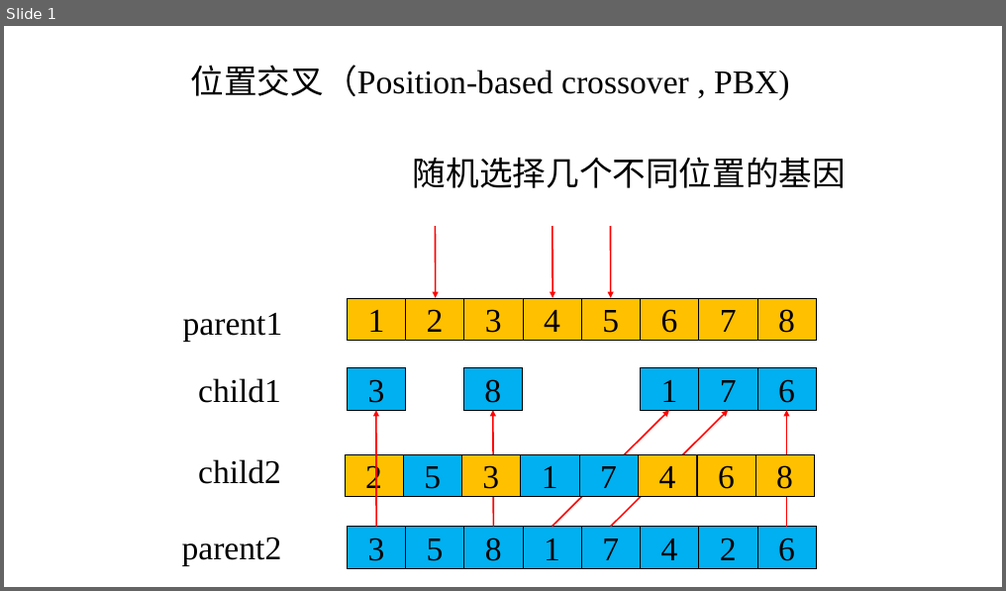
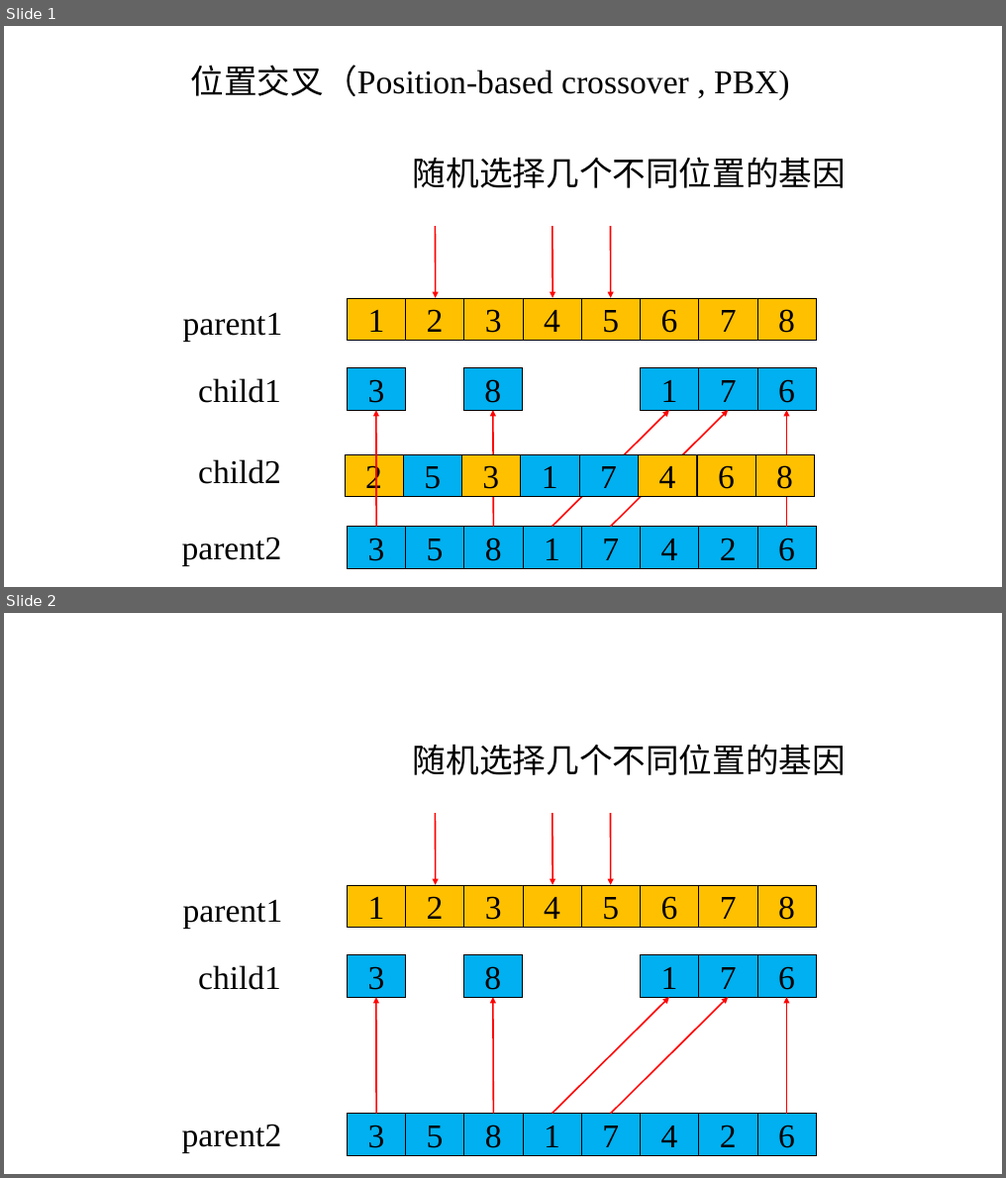
Before and after one commit to hanbaoan123/intelligent_optimization, a slide deck: 进化算法/交叉/位置交叉.pptx. Shown one above the other, each under a label of ours: slide 1 before the commit, slides 1 and 2 after it. The pictures are 1006x591 and 1006x1178 pixels, drawn with LibreOffice and Linux fonts; fonts in the diff are those of the drawing. Boxes give left, top, right and bottom in pixels: in the first picture for what was removed or moved away, otherwise in the second. Text is boxed around its words. In the diff, an @@ line names an element or a change of style, - is before the commit and + after.

```diff
--- a/进化算法/交叉/位置交叉.pptx
+++ b/进化算法/交叉/位置交叉.pptx
@@ slide 2 added at box(4, 613, 1002, 1174), background #CCE8CF @@
@@ text added at box(413, 744, 846, 775), 32 pt, text #000000 @@
+随机选择几个不同位置的基因
@@ arrow added from (436, 813) to (436, 885), #FF0000 1.5 pt @@
@@ arrow added from (552, 813) to (552, 885), #FF0000 1.5 pt @@
@@ arrow added from (611, 813) to (611, 885), #FF0000 1.5 pt @@
@@ text added at box(183, 900, 283, 928), 32 pt, text #000000 @@
+parent1
@@ rectangle added at box(347, 885, 405, 928), fill #FFC000, outline #000000 0.5 pt, 32 pt, text #000000 @@
+1
@@ rectangle added at box(405, 885, 463, 928), fill #FFC000, outline #000000 0.5 pt, 32 pt, text #000000 @@
+2
@@ rectangle added at box(464, 885, 523, 928), fill #FFC000, outline #000000 0.5 pt, 32 pt, text #000000 @@
+3
@@ rectangle added at box(523, 885, 581, 928), fill #FFC000, outline #000000 0.5 pt, 32 pt, text #000000 @@
+4
@@ rectangle added at box(581, 885, 640, 928), fill #FFC000, outline #000000 0.5 pt, 32 pt, text #000000 @@
+5
@@ rectangle added at box(641, 885, 699, 928), fill #FFC000, outline #000000 0.5 pt, 32 pt, text #000000 @@
+6
@@ rectangle added at box(699, 885, 757, 928), fill #FFC000, outline #000000 0.5 pt, 32 pt, text #000000 @@
+7
@@ rectangle added at box(757, 885, 816, 928), fill #FFC000, outline #000000 0.5 pt, 32 pt, text #000000 @@
+8
@@ text added at box(198, 965, 281, 990), 32 pt, text #000000 @@
+child1
@@ rectangle added at box(347, 956, 405, 997), fill #00B0F0, outline #000000 0.5 pt, 32 pt, text #000000 @@
+3
@@ rectangle added at box(463, 956, 522, 997), fill #00B0F0, outline #000000 0.5 pt, 32 pt, text #000000 @@
+8
@@ rectangle added at box(641, 956, 699, 997), fill #00B0F0, outline #000000 0.5 pt, 32 pt, text #000000 @@
+1
@@ rectangle added at box(699, 956, 757, 997), fill #00B0F0, outline #000000 0.5 pt, 32 pt, text #000000 @@
+7
@@ rectangle added at box(757, 956, 816, 997), fill #00B0F0, outline #000000 0.5 pt, 32 pt, text #000000 @@
+6
@@ arrow added from (376, 1114) to (376, 998), #FF0000 1.5 pt @@
@@ arrow added from (494, 1114) to (493, 997), #FF0000 1.5 pt @@
@@ arrow added from (552, 1114) to (669, 998), #FF0000 1.5 pt @@
@@ arrow added from (611, 1114) to (728, 998), #FF0000 1.5 pt @@
@@ arrow added from (787, 1114) to (787, 998), #FF0000 1.5 pt @@
@@ rectangle added at box(347, 1114, 405, 1156), fill #00B0F0, outline #000000 0.5 pt, 32 pt, text #000000 @@
+3
@@ rectangle added at box(405, 1114, 463, 1156), fill #00B0F0, outline #000000 0.5 pt, 32 pt, text #000000 @@
+5
@@ rectangle added at box(464, 1114, 523, 1156), fill #00B0F0, outline #000000 0.5 pt, 32 pt, text #000000 @@
+8
@@ rectangle added at box(523, 1114, 581, 1156), fill #00B0F0, outline #000000 0.5 pt, 32 pt, text #000000 @@
+1
@@ rectangle added at box(581, 1114, 640, 1156), fill #00B0F0, outline #000000 0.5 pt, 32 pt, text #000000 @@
+7
@@ rectangle added at box(641, 1114, 699, 1156), fill #00B0F0, outline #000000 0.5 pt, 32 pt, text #000000 @@
+4
@@ rectangle added at box(699, 1114, 757, 1156), fill #00B0F0, outline #000000 0.5 pt, 32 pt, text #000000 @@
+2
@@ rectangle added at box(757, 1114, 816, 1156), fill #00B0F0, outline #000000 0.5 pt, 32 pt, text #000000 @@
+6
@@ text added at box(182, 1124, 282, 1154), 32 pt, text #000000 @@
+parent2
```
Also in this commit, not shown: 2 other slides added, 29 other files.
